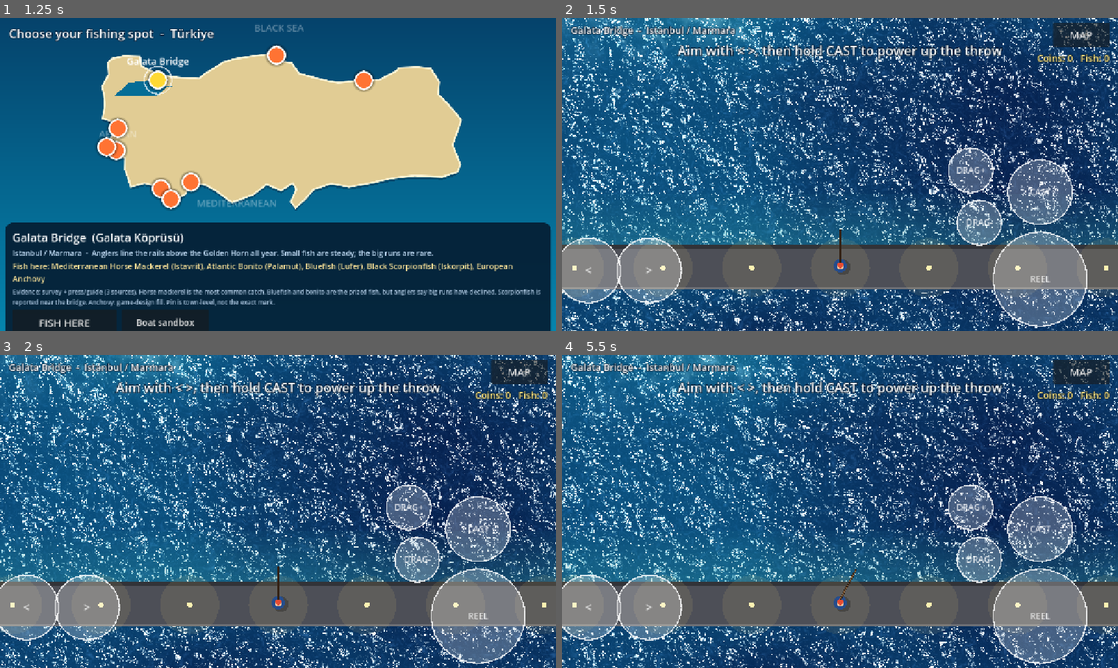
Above: before the commit, frames 1-4 (two rows, left to right).
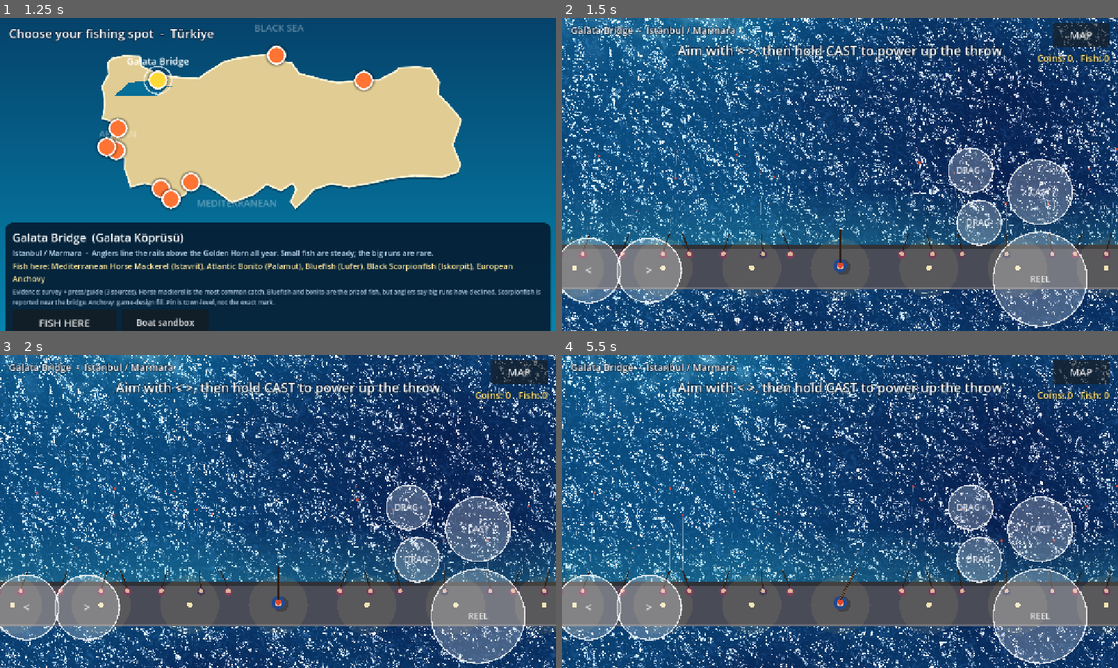
Above: after the commit, the same moments.

Repository: nextlevelcorp/godot_fishing_rpg
Game: Godot game, scene res://turkey_map.tscn
Same seed, same stepped clock (60 frames per second), same inputs: the game is played once before the commit and once after it.
Inputs (mouse positions are in pixels of both pictures, inside the frame that each line leads up to):
- Up to frame 1 (1.25 s): click (155, 80) at 0.5 s
- Up to frame 2 (1.5 s): click "FISH HERE" at 1.25 s
- Up to frame 3 (2 s): no input
- Up to frame 4 (5.5 s): tap Enter at 2 s; move the mouse to (962, 495) at 2.02 s; hold D (steer_right) 2.03-2.75 s; tap X (anchor) at 2.1 s; click (962, 495) at 2.17 s; drag from (728, 527) to (812, 574) at 2.77 s; move the mouse to (895, 442) at 3.52 s; hold D (steer_right) 3.53-4.25 s; tap Q (bait_shallower) at 3.6 s; drag from (812, 574) to (673, 464) at 4.27 s; move the mouse to (1006, 558) at 5.02 s; hold A (steer_left) from 5.03 s (still down); hold Space (reel_in) from 5.03 s (still down)

Frame 1 is identical in both runs. In frame 2, 0.7% of the frame differs, in the area x 3-100%, y 7-78%; in frame 3, 0.7%; in frame 4, 0.8%, in the area x 3-100%, y 11-78%.

Commit message:
fix: touch buttons on phones; feat: fishing feel and per-spot scenery
Touch: Godot already maps touches into the 1280x720 design space, but
the hit test mapped the button centres to window pixels a second time,
so on a scaled phone screen every touch missed. Compare in design space,
with a fallback for raw window coordinates.

Feel: vibrate on nibble, bite, hook, snap and fish runs (where the
browser supports it); camera punch on the strike; splashes when the
fish makes a run; coaching line in the fight (too tight, slack line,
fish tired); faster shore reel.

Scenery: sun glints on the water, gulls with shadows, a colour grade
per sea, anglers lining the Galata rail (the 2011-2012 survey counted
about 200 a day), lamps on harbour quays, swell foam on rocks, pebbles
on beaches.

Claude-Session: https://claude.ai/code/session_01HLtjWBZvxzhjVtsJywwULp

Diff:
--- a/shore_fishing.gd
+++ b/shore_fishing.gd
@@ -61,6 +61,11 @@
 
 var _rocks: Array[Dictionary] = []
 var _edge_pts := PackedVector2Array()
+var _crowd: Array[Dictionary] = []      # bridge: other anglers along the rail {x, len, phase}
+var _pebbles: Array[Vector3] = []       # beach: x, y, radius
+var _sparkles: Array[Vector3] = []      # sun glints on the water: x, y, phase
+var _kick := 0.0                        # camera punch when the hook is set
+var _fight_hint := ""
 
 var _water: WaterSurface
 var _cam: Camera2D
@@ -90,6 +95,10 @@
 	add_child(_cam)
 	_cam.make_current()
 
+	var tint := CanvasModulate.new()
+	tint.color = _region_tint()
+	add_child(tint)
+
 	_water = WaterSurface.new()
 	_water.camera = _cam
 	add_child(_water)
@@ -99,6 +108,7 @@
 	_fishing.name = "FishingController"
 	add_child(_fishing)
 	_fishing.apply_rig(BiomeDB.get_rig(RIG_ID))
+	_fishing.reel_speed_m_s = 3.2             # shore spinning reel: faster retrieve than the boat rig
 	_fishing.fish_caught.connect(_on_caught)
 	_fishing.line_snapped.connect(_on_snapped)
 	_fishing.fish_escaped.connect(_on_escaped)
@@ -138,13 +148,24 @@
 				var a := TAU * float(i) / 9.0
 				pts.append(c + Vector2(cos(a) * r * rng.randf_range(0.75, 1.1), sin(a) * r * rng.randf_range(0.6, 0.95)))
 			var shade := rng.randf_range(0.85, 1.15)
-			_rocks.append({"pts": pts, "color": Color(base.r * shade, base.g * shade, base.b * shade)})
+			_rocks.append({"pts": pts, "color": Color(base.r * shade, base.g * shade, base.b * shade), "c": c, "r": r})
 			x += rng.randf_range(46.0, 80.0)
 	elif kind == "beach":
 		var x2 := -HALF_WIDTH
 		while x2 <= HALF_WIDTH:
 			_edge_pts.append(Vector2(x2, sin(x2 * 0.012 + 1.3) * 9.0 + sin(x2 * 0.031) * 4.0))
 			x2 += 40.0
+		for i in 140:
+			_pebbles.append(Vector3(rng.randf_range(-1400.0, 1400.0), rng.randf_range(30.0, 420.0), rng.randf_range(1.5, 4.0)))
+	elif kind == "bridge":
+		# The Galata survey counted about 200 anglers a day on the bridge: line the rail with them.
+		var cx := -1300.0
+		while cx < 1300.0:
+			if absf(cx) > 110.0:
+				_crowd.append({"x": cx, "len": rng.randf_range(90.0, 260.0), "phase": rng.randf() * TAU})
+			cx += rng.randf_range(60.0, 130.0)
+	for i in 46:
+		_sparkles.append(Vector3(rng.randf_range(-1300.0, 1300.0), rng.randf_range(-1100.0, -40.0), rng.randf() * TAU))
 
 
 func _build_hud() -> void:
@@ -266,6 +287,23 @@
 
 func _set_status(text: String) -> void:
 	_status.text = text
+
+
+## Short vibration on phones that support it (Android browsers). iOS Safari ignores it.
+func _buzz(ms: int) -> void:
+	Input.vibrate_handheld(ms)
+
+
+## Light colour grade per sea: grey-blue Black Sea, bright Aegean, warm Mediterranean.
+func _region_tint() -> Color:
+	var region: String = _spot["region"]
+	if region.contains("Black Sea"):
+		return Color(0.86, 0.90, 0.95)
+	if region.contains("Mediterranean"):
+		return Color(1.0, 0.97, 0.90)
+	if region.contains("Istanbul"):
+		return Color(0.95, 0.95, 1.0)
+	return Color(1.0, 1.0, 0.98)
 
 
 func _update_coins() -> void:
@@ -407,6 +445,7 @@
 	if _nib_left > 0:
 		_nib_left -= 1
 		_dip = 1.0
+		_buzz(35)
 		_add_ripple(_bobber_pos)
 		_set_status("Nibble!  Wait for the real bite")
 		var hz := maxf(float(_prof["noise_hz"]), 0.5)
@@ -415,6 +454,7 @@
 		_state = State.BITE
 		_bite_t = float(_prof["bite_window_s"])
 		_dip = 2.0
+		_buzz(90)
 		_add_ripple(_bobber_pos, true)
 		_set_status("BITE!  Press REEL now")
 
@@ -452,6 +492,10 @@
 	_fishing.hook_fish(_fish_id, species, _weight_kg, _cast_dist_m)
 	_state = State.FIGHT
 	_dip = 0.0
+	_kick = 0.18
+	_fight_hint = ""
+	_buzz(120)
+	_splash(_bobber_pos)
 	_tension_bar.visible = true
 	_stamina_bar.visible = true
 	_tension_label.visible = true
@@ -488,6 +532,7 @@
 
 
 func _on_snapped(_id: String) -> void:
+	_buzz(300)
 	_result_label.text = "Line snapped!"
 	_set_status("Too much tension. Ease off the reel on the runs")
 	_end_fight()
@@ -502,6 +547,7 @@
 # ---------------------------------------------------------------- per-frame visuals
 func _process(delta: float) -> void:
 	_dip = maxf(0.0, _dip - delta * 2.5)
+	_kick = maxf(0.0, _kick - delta * 0.6)
 	if _state == State.WAIT or _state == State.BITE:
 		_rod_bend_target = _dip * 0.25
 	elif _state != State.FIGHT:
@@ -520,6 +566,7 @@
 	_power_bar.visible = _state == State.CHARGE
 	_power_bar.value = _power
 	if _state == State.FIGHT:
+		_fight_feedback(delta)
 		_tension_bar.value = clampf(_tension_ratio, 0.0, 1.0)
 		_stamina_bar.value = _fishing.stamina
 		_tension_fill.bg_color = Color(0.3, 0.85, 0.4).lerp(Color(1.0, 0.25, 0.2), clampf((_tension_ratio - 0.4) / 0.5, 0.0, 1.0))
@@ -527,6 +574,23 @@
 
 	_update_camera(delta)
 	queue_redraw()
+
+
+## Coaching line during the fight, plus splashes and a buzz when the fish makes a run.
+func _fight_feedback(delta: float) -> void:
+	var hint := "FISH ON!  Hold REEL.  Ease off when the line is tight"
+	if _tension_ratio > 0.85:
+		hint = "TOO TIGHT!  Let go of REEL or lower the clutch (DRAG-)"
+	elif _fishing.slack_time > 0.8:
+		hint = "Slack line!  Reel in or the hook falls out"
+	elif _fishing.stamina < 0.25:
+		hint = "The fish is tired.  Bring it in"
+	if hint != _fight_hint:
+		_fight_hint = hint
+		_set_status(hint)
+	if _fishing._burst_mult > 1.0 and _rng.randf() < delta * 2.5:
+		_splash(_fish_pos())
+		_buzz(25)
 
 
 func _update_camera(delta: float) -> void:
@@ -544,17 +608,54 @@
 		State.RESULT:
 			target_zoom = 1.0
 	_cam.position = _cam.position.lerp(target_pos, 1.0 - exp(-3.0 * delta))
-	_cam.zoom = Vector2.ONE * lerpf(_cam.zoom.x, target_zoom, 1.0 - exp(-2.5 * delta))
+	_cam.zoom = Vector2.ONE * lerpf(_cam.zoom.x, target_zoom * (1.0 + _kick), 1.0 - exp(-2.5 * delta))
 	_cam.offset = Vector2(_rng.randf_range(-1.0, 1.0), _rng.randf_range(-1.0, 1.0)) * _shake * 6.0
 
 
 # ---------------------------------------------------------------- drawing
 func _draw() -> void:
+	_draw_sparkles()
 	_draw_shore()
 	_draw_fish_in_water()
 	_draw_ripples()
 	_draw_line_and_bobber()
 	_draw_angler()
+	_draw_gulls()
+
+
+func _draw_sparkles() -> void:
+	for s in _sparkles:
+		var tw := sin(_time * 2.6 + s.z)
+		if tw > 0.55:
+			var k := (tw - 0.55) / 0.45
+			var p := Vector2(s.x + sin(_time * 0.3 + s.z) * 20.0, s.y)
+			var c := Color(1.0, 1.0, 1.0, 0.8 * k)
+			draw_line(p - Vector2(6.0 * k, 0.0), p + Vector2(6.0 * k, 0.0), c, 2.0)
+			draw_line(p - Vector2(0.0, 6.0 * k), p + Vector2(0.0, 6.0 * k), c, 2.0)
+
+
+func _draw_gulls() -> void:
+	for i in 3:
+		var fi := float(i)
+		var x := fmod(_time * (60.0 + fi * 18.0) + fi * 900.0, 3200.0) - 1600.0
+		var p := Vector2(x, -520.0 + fi * 170.0 + sin(_time * 0.5 + fi) * 40.0)
+		var flap := sin(_time * 7.0 + fi * 2.0) * 7.0
+		var sh := p + Vector2(30.0, 60.0)
+		draw_polyline(PackedVector2Array([sh + Vector2(-14.0, -flap * 0.5), sh, sh + Vector2(14.0, -flap * 0.5)]), Color(0.0, 0.0, 0.0, 0.18), 3.0)
+		draw_polyline(PackedVector2Array([p + Vector2(-16.0, -flap), p + Vector2(0.0, 3.0), p + Vector2(16.0, -flap)]), Color(1.0, 1.0, 1.0, 0.95), 3.0)
+
+
+func _draw_crowd() -> void:
+	for a in _crowd:
+		var x := float(a["x"])
+		var ph := float(a["phase"])
+		var tip := Vector2(x + sin(ph) * 20.0, -30.0)
+		var end := Vector2(x + sin(_time * 0.4 + ph) * 14.0 + sin(ph) * 30.0, -float(a["len"]))
+		draw_line(Vector2(x, 20.0), tip, Color(0.2, 0.13, 0.08), 3.0)
+		draw_line(tip, end, Color(1.0, 1.0, 1.0, 0.35), 1.0)
+		draw_circle(end, 3.0, Color(0.95, 0.3, 0.2, 0.9))
+		draw_circle(Vector2(x, 26.0), 11.0, Color(0.25 + 0.3 * absf(sin(ph)), 0.25, 0.35))
+		draw_circle(Vector2(x, 24.0), 6.0, Color(0.9, 0.75, 0.6))
 
 
 func _draw_shore() -> void:
@@ -575,6 +676,7 @@
 			draw_circle(Vector2(lx, 62.0), 80.0, Color(1.0, 0.85, 0.5, 0.10))
 			draw_circle(Vector2(lx, 62.0), 7.0, Color(1.0, 0.95, 0.7))
 			lx += 240.0
+		_draw_crowd()
 	elif kind == "harbor":
 		draw_rect(Rect2(-w, 0.0, w * 2.0, 150.0), base)
 		draw_rect(Rect2(-w, 0.0, w * 2.0, 8.0), base.darkened(0.4))
@@ -582,6 +684,11 @@
 		while bx <= 1200.0:
 			draw_circle(Vector2(bx, 26.0), 9.0, base.darkened(0.5))
 			bx += 160.0
+		var hx := -1120.0
+		while hx <= 1120.0:
+			draw_circle(Vector2(hx, 110.0), 70.0, Color(1.0, 0.85, 0.5, 0.08))
+			draw_circle(Vector2(hx, 110.0), 6.0, Color(1.0, 0.95, 0.7))
+			hx += 320.0
 		for side in [-1.0, 1.0]:
 			_draw_moored_boat(Vector2(430.0 * side, -58.0))
 	elif kind == "beach":
@@ -593,6 +700,8 @@
 		for p in _edge_pts:
 			wet.append(p + Vector2(0.0, 12.0))
 		draw_polyline(wet, base.darkened(0.14), 16.0)
+		for pb in _pebbles:
+			draw_circle(Vector2(pb.x, pb.y), pb.z, base.darkened(0.25))
 		_draw_foam()
 	else:
 		draw_rect(Rect2(-w, 40.0, w * 2.0, 900.0), base.darkened(0.2))
@@ -603,6 +712,11 @@
 			var edge := pts.duplicate()
 			edge.append(pts[0])
 			draw_polyline(edge, col.lightened(0.18), 2.0)
+			var rc: Vector2 = rock["c"]
+			if rc.y < 25.0:
+				var rr: float = rock["r"]
+				var swell := sin(_time * 2.0 + rc.x * 0.05) * 3.0
+				draw_arc(rc, rr * 0.95 + 6.0 + swell, PI, TAU, 20, Color(1.0, 1.0, 1.0, 0.35), 2.5)
 		_draw_foam()
 
 
--- a/touch_controls.gd
+++ b/touch_controls.gd
@@ -2,8 +2,8 @@
 ## Each button fires the same input action the keyboard uses (boat_forward, reel_in, ...),
 ## so no gameplay script needs to know whether the input came from a finger or a key.
 ## Multi-touch is handled: two fingers can hold throttle and steer at once.
-## Button positions are in the 1280x720 design space; they are mapped to the real screen
-## through the viewport transform, so they track the window size.
+## Button positions are in the 1280x720 design space. Godot maps touches into the same space,
+## so the buttons track the window size with no extra conversion.
 class_name TouchControls
 extends CanvasLayer
 
@@ -47,7 +47,7 @@
 func _input(event: InputEvent) -> void:
 	if event is InputEventScreenTouch:
 		if event.pressed:
-			var idx := _button_at_screen(event.position)
+			var idx := _button_at(event.position)
 			if idx >= 0 and not _held.values().has(idx):
 				_held[event.index] = idx
 				_set_action(BUTTONS[idx][0], true)
@@ -78,17 +78,19 @@
 	return enabled_actions.is_empty() or enabled_actions.has(action)
 
 
-## Maps a screen position to a button index, or -1.
-func _button_at_screen(screen_pos: Vector2) -> int:
-	var xf := get_viewport().get_final_transform()
-	var scale_factor := xf.get_scale().x
+## Maps a touch position to a button index, or -1.
+## Godot already maps touches into the 1280x720 design space before _input (the window's stretch
+## transform is undone), so the table's coordinates compare directly. The second test, through the
+## inverse viewport transform, covers the case where a touch arrives in raw window pixels.
+func _button_at(pos: Vector2) -> int:
+	var alt := get_viewport().get_final_transform().affine_inverse() * pos
 	for i in BUTTONS.size():
 		var b: Array = BUTTONS[i]
 		if not _is_enabled(b[0]):
 			continue
-		var center := xf * Vector2(b[2], b[3])
-		var radius: float = b[4] * TOUCH_SCALE * scale_factor
-		if screen_pos.distance_to(center) <= radius * 1.2:
+		var center := Vector2(b[2], b[3])
+		var reach: float = b[4] * TOUCH_SCALE * 1.2
+		if pos.distance_to(center) <= reach or alt.distance_to(center) <= reach:
 			return i
 	return -1
 
